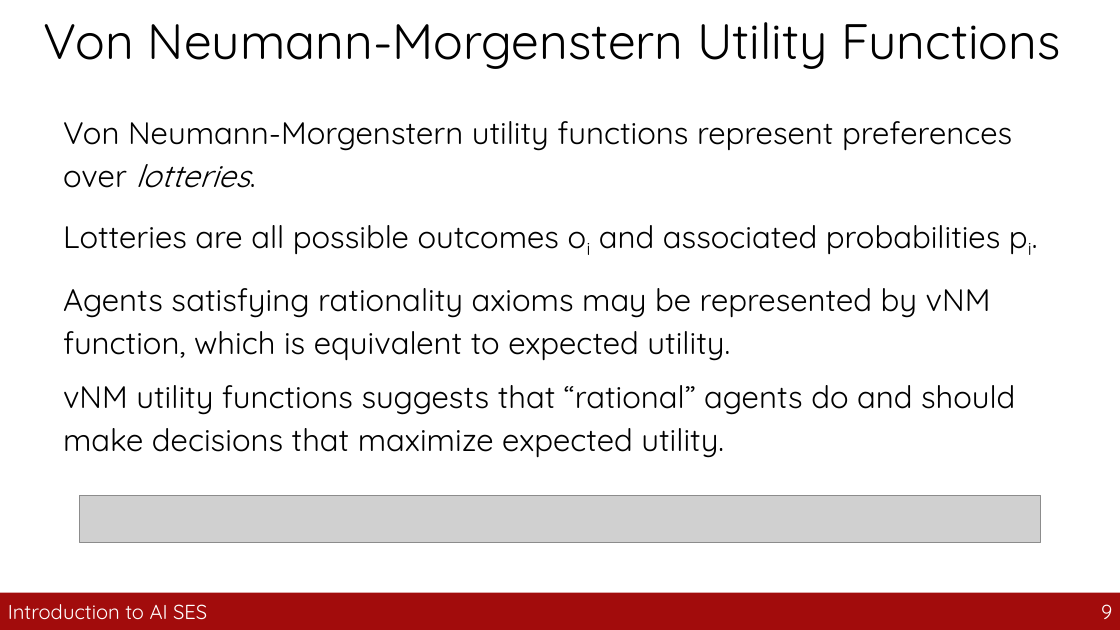
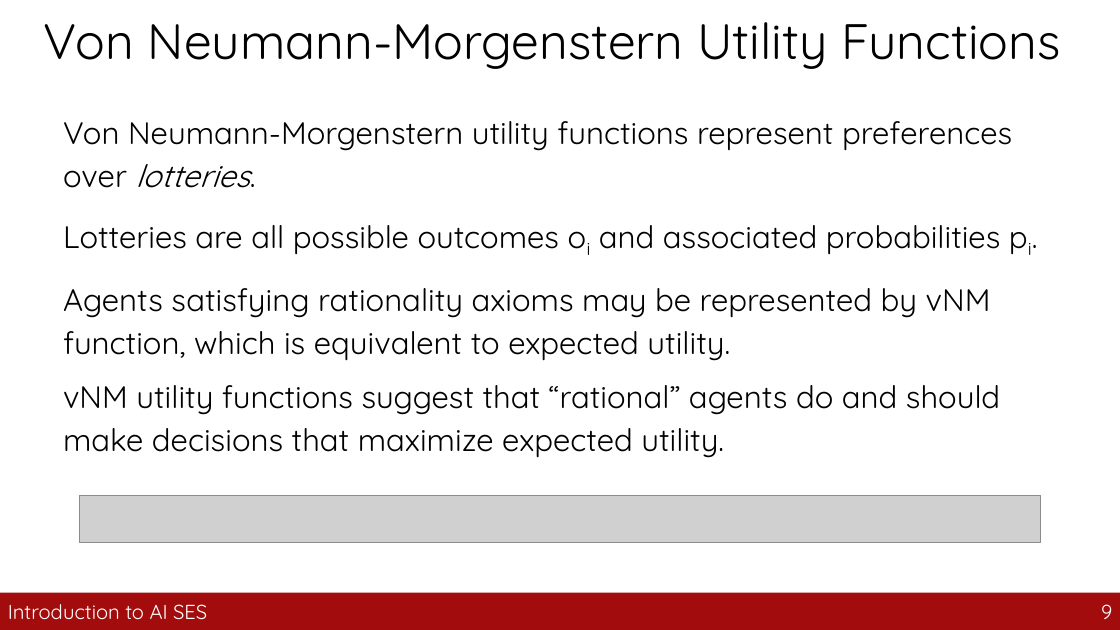
Before and after one commit to guhofstra/CSC163Fa26, a slide deck: slide 9 of PPTs/10_utility_functions.pptx. Drawn at 1120x630 pixels with LibreOffice and Linux fonts; fonts in the diff are those of the drawing; grey boxes stand for pictures. Boxes give left, top, right and bottom in pixels: in the first picture for what was removed or moved away, otherwise in the second. Text is boxed around its words. In the diff, an @@ line names an element or a change of style, - is before the commit and + after.

```diff
--- a/PPTs/10_utility_functions.pptx
+++ b/PPTs/10_utility_functions.pptx
@@ text at [63, 385, 1000, 458]: text changed @@
-vNM utility functions suggests that “rational” agents do and should make decisions that maximize expected utility.
+vNM utility functions suggest that “rational” agents do and should make decisions that maximize expected utility.
```
Also in this commit, not shown: 5 other slides changed, 30 other files.
